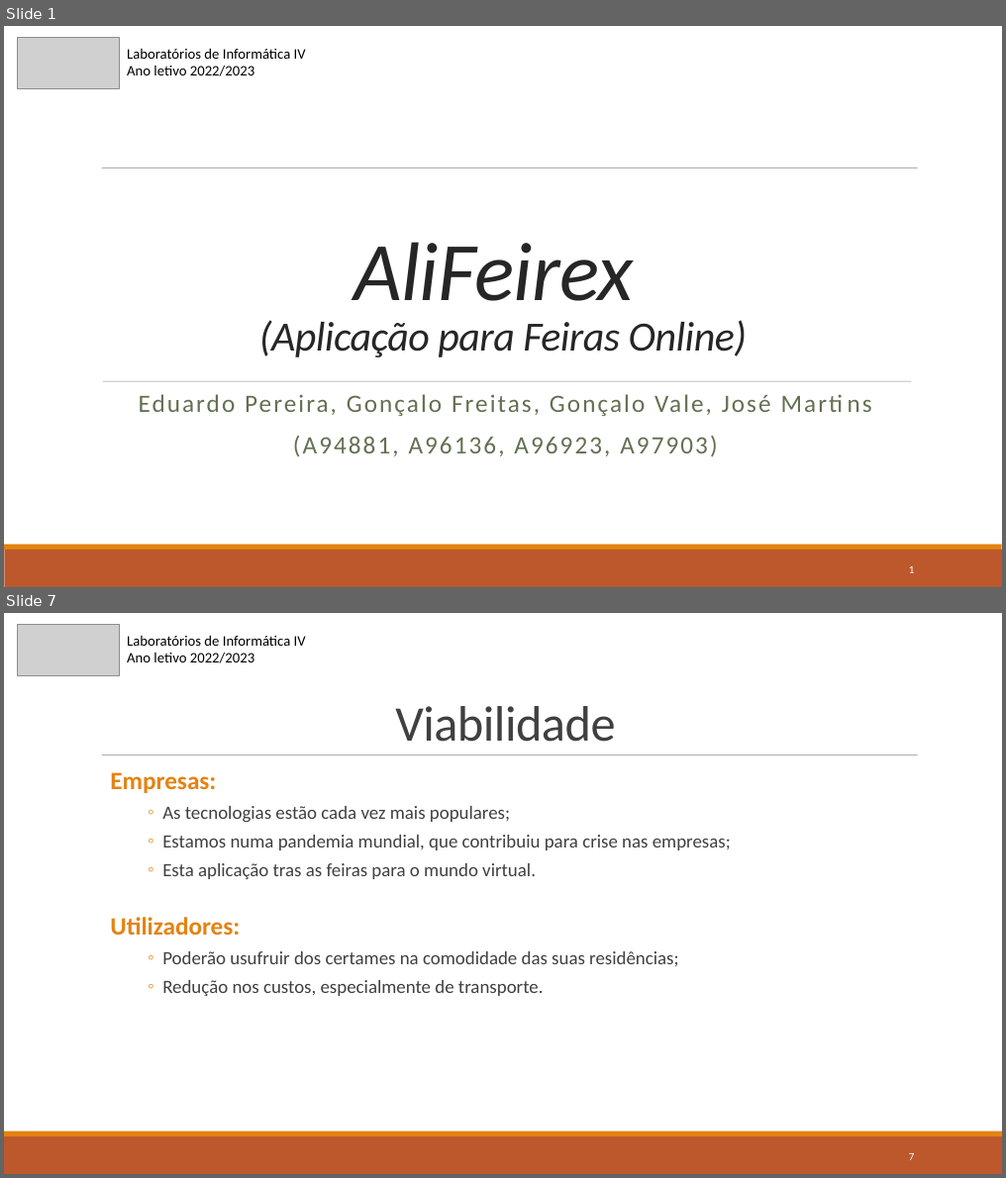
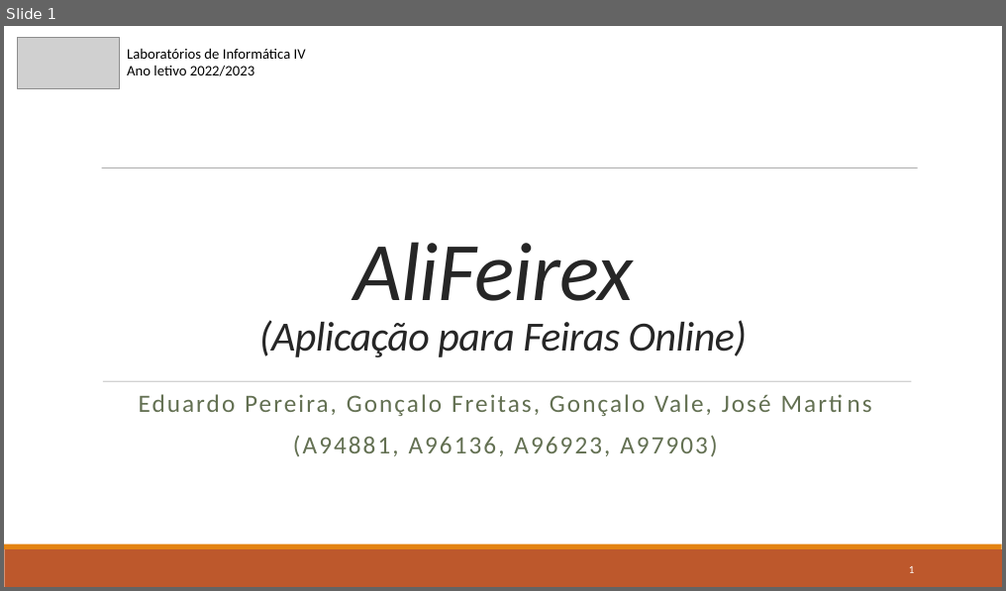
Before and after one commit to gugafreitas/LEI, a slide deck: 3rd/LI4/Entregas Intermédias/Checkpoint1.pptx. Shown one above the other, each under a label of ours: slides 1 and 7 before the commit, slide 1 after it; the slides between them are not shown. The pictures are 1006x1178 and 1006x591 pixels, drawn with LibreOffice and Linux fonts; fonts in the diff are those of the drawing; grey boxes stand for pictures. Boxes give left, top, right and bottom in pixels: in the first picture for what was removed or moved away, otherwise in the second. Text is boxed around its words. In the diff, an @@ line names an element or a change of style, - is before the commit and + after.

```diff
--- a/3rd/LI4/Entregas Intermédias/Checkpoint1.pptx
+++ b/3rd/LI4/Entregas Intermédias/Checkpoint1.pptx
@@ slide 7 removed at [4, 613, 1002, 1174], background #FFFFFF; not listed: 3 template elements that a slide beside it also shows @@
@@ picture removed at [18, 624, 119, 675] @@
@@ text removed at [127, 635, 306, 663] @@
-Laboratórios de Informática IV
-Ano letivo 2022/2023
@@ title removed at [395, 706, 615, 742] @@
-Viabilidade
@@ text removed at [110, 772, 731, 996] @@
-Empresas:
-  ◦ As tecnologias estão cada vez mais populares;
-  ◦ Estamos numa pandemia mundial, que contribuiu para crise nas empresas;
-  ◦ Esta aplicação tras as feiras para o mundo virtual.
-Utilizadores:
-  ◦ Poderão usufruir dos certames na comodidade das suas residências;
-  ◦ Redução nos custos, especialmente de transporte.
@@ page number removed at [909, 1154, 915, 1160] @@
-7
```
Also in this commit, not shown: 1 slide changed, 2 slides added, 8 other slides removed, 1 other file.
